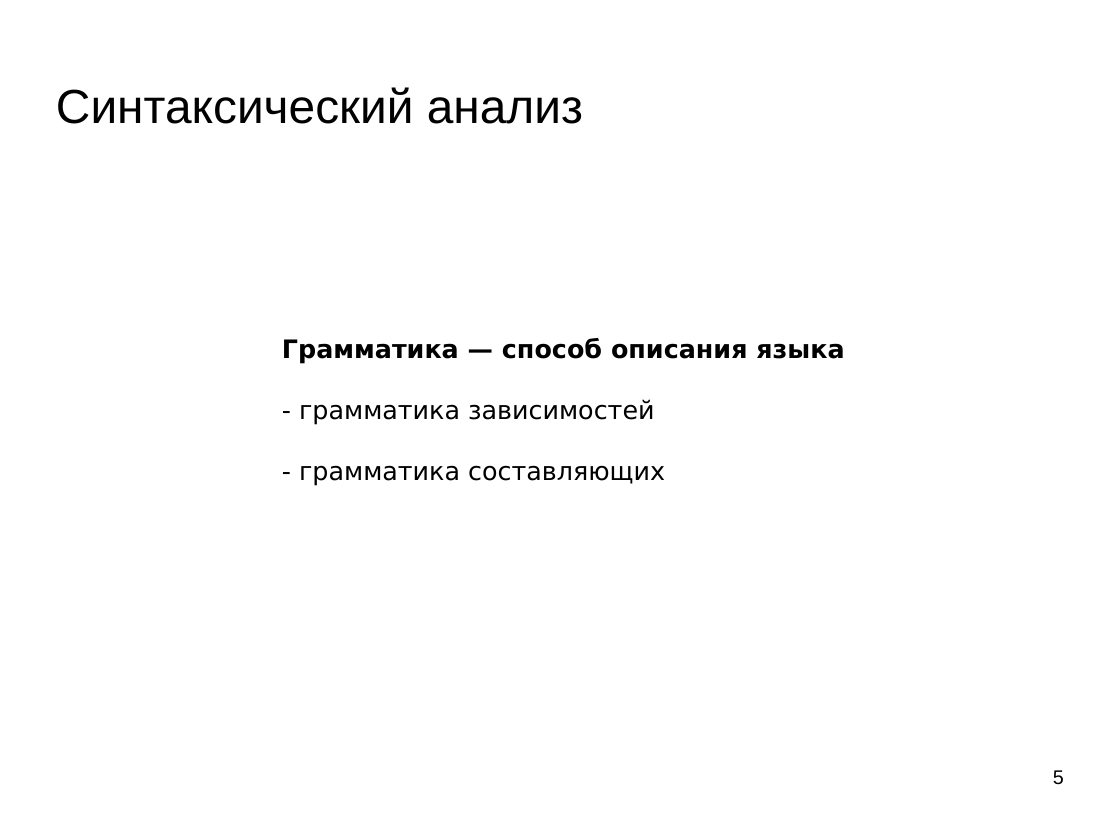
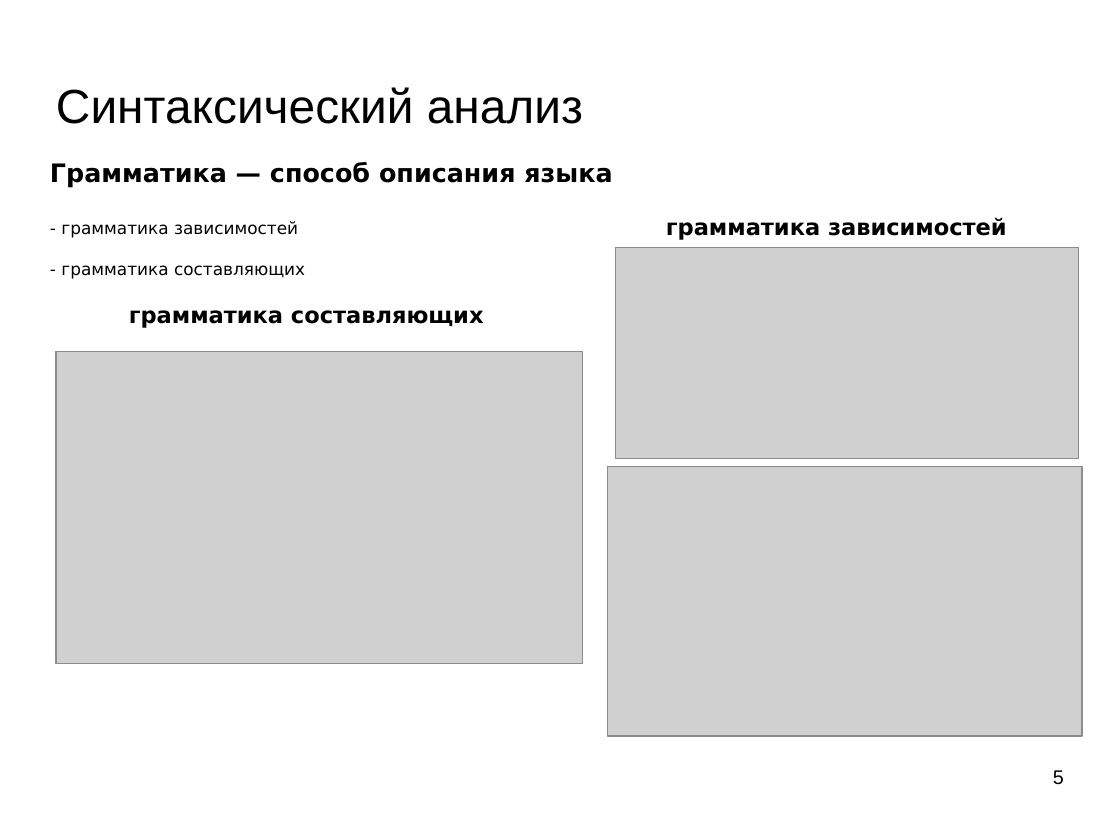
Before and after one commit to mechanoid5/ml_nlp_2025_I, a slide deck: slide 5 of 04-synt-grammar.odp. Drawn at 1120x840 pixels with LibreOffice and Linux fonts; fonts in the diff are those of the drawing; grey boxes stand for pictures; background and template pictures are left out. Boxes give left, top, right and bottom in pixels: in the first picture for what was removed or moved away, otherwise in the second. Text is boxed around its words. In the diff, an @@ line names an element or a change of style, - is before the commit and + after.

```diff
--- a/04-synt-grammar.odp
+++ b/04-synt-grammar.odp
@@ text "Грамматика — способ описания языка": place and size @@
-text "Грамматика — способ описания языка" at [282, 338, 844, 486]
+text "Грамматика — способ описания языка" at [50, 162, 612, 279]
@@ text at [61, 221, 305, 279]: size 18 to 12 pt in "- грамматика зависимостей", "- грамматика составляющих" @@
@@ text added at [666, 217, 1007, 240], 16 pt, text #000000, bold @@
+грамматика зависимостей
@@ picture added at [616, 248, 1078, 459] @@
@@ text added at [129, 310, 484, 328], 16 pt, text #000000, bold @@
+грамматика составляющих
@@ picture added at [56, 352, 583, 664] @@
@@ picture added at [608, 466, 1082, 737] @@
```
Also in this commit, not shown: 2 other slides changed, 3 slides removed, 10 other files.
